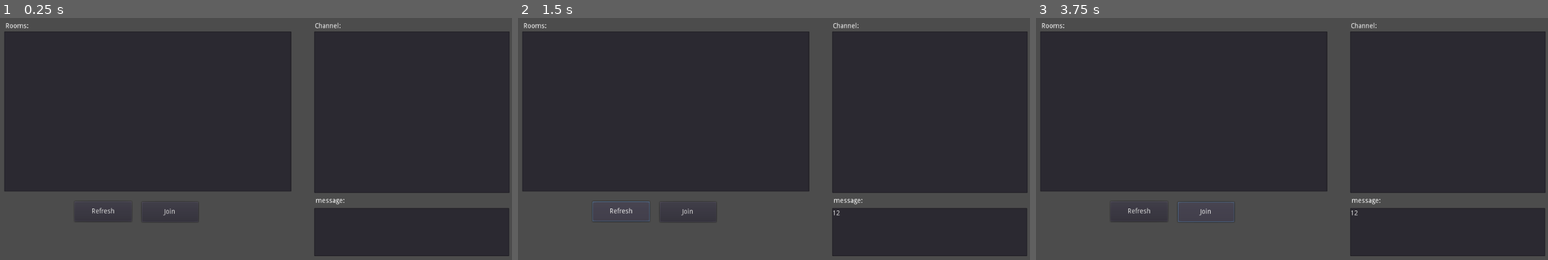
Above: before the commit, frames 1-3 (left to right).
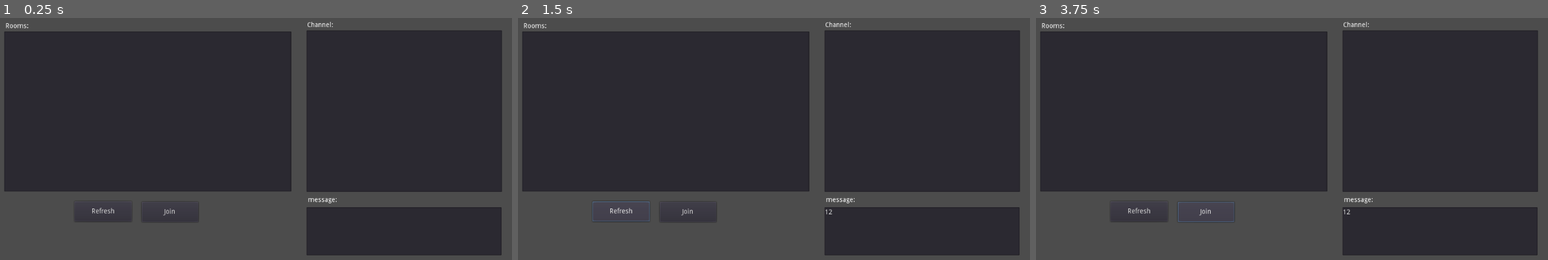
Above: after the commit, the same moments.

Repository: Octops/godot-broadcaster-http-demo
Game: Godot game, scene res://Game.tscn
The game is run twice, just before and just after one commit, with the same random seed, the same clock (stepped at 60 frames per second) and the same inputs.
Inputs (mouse positions are in pixels of both pictures, inside the frame that each line leads up to):
- Up to frame 1 (0.25 s): no input
- Up to frame 2 (1.5 s): click (927, 230) at 0.52 s; type "12" at 0.6 s; click "Refresh" at 1.25 s
- Up to frame 3 (3.75 s): click "Refresh" at 2 s; click "Refresh" at 2.75 s; click "Join" at 3.5 s

The runs differ from the first frame. In frame 1, 3.2% of the frame differs, in the area x 59-100%, y 1-99%; in frame 2, 3.2%; in frame 3, 3.2%.

Commit message:
Reposition the chat widget a bit more to the left

Diff:
--- a/game-client/Game.tscn
+++ b/game-client/Game.tscn
@@ -14,7 +14,7 @@
 margin_bottom = 24.0
 
 [node name="Chat" parent="." instance=ExtResource( 1 )]
-margin_left = 663.0
-margin_top = 18.0
-margin_right = 663.0
-margin_bottom = 18.0
+margin_left = 647.0
+margin_top = 16.0
+margin_right = 647.0
+margin_bottom = 16.0
